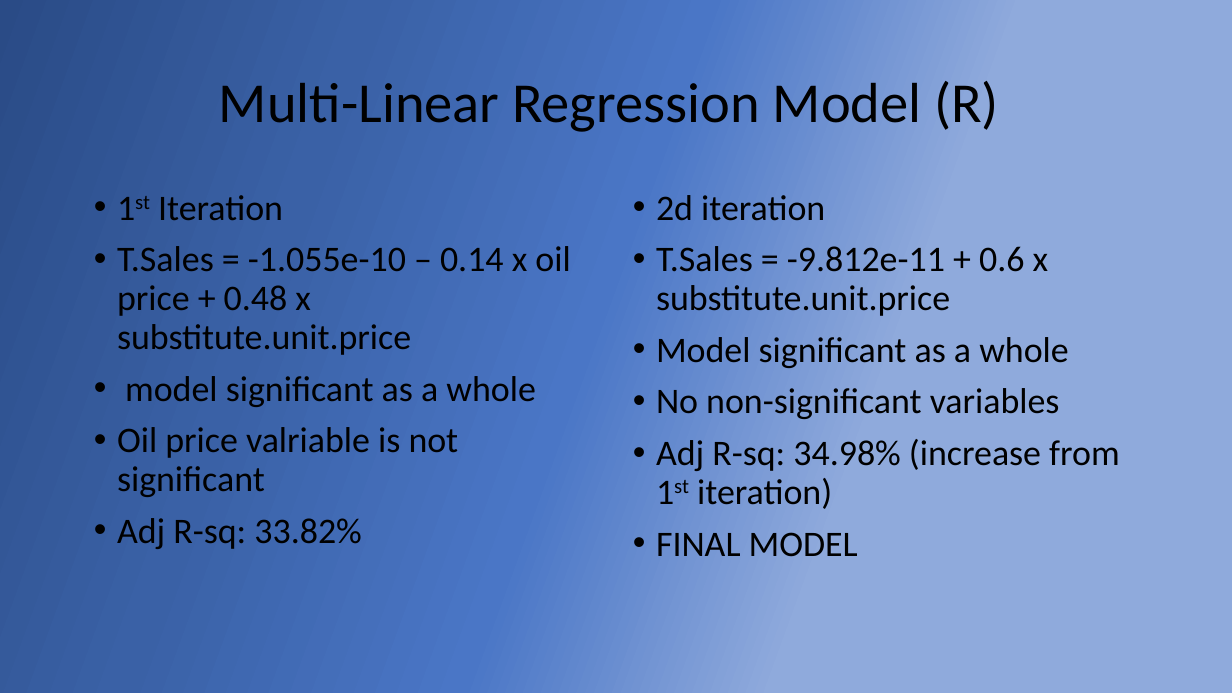
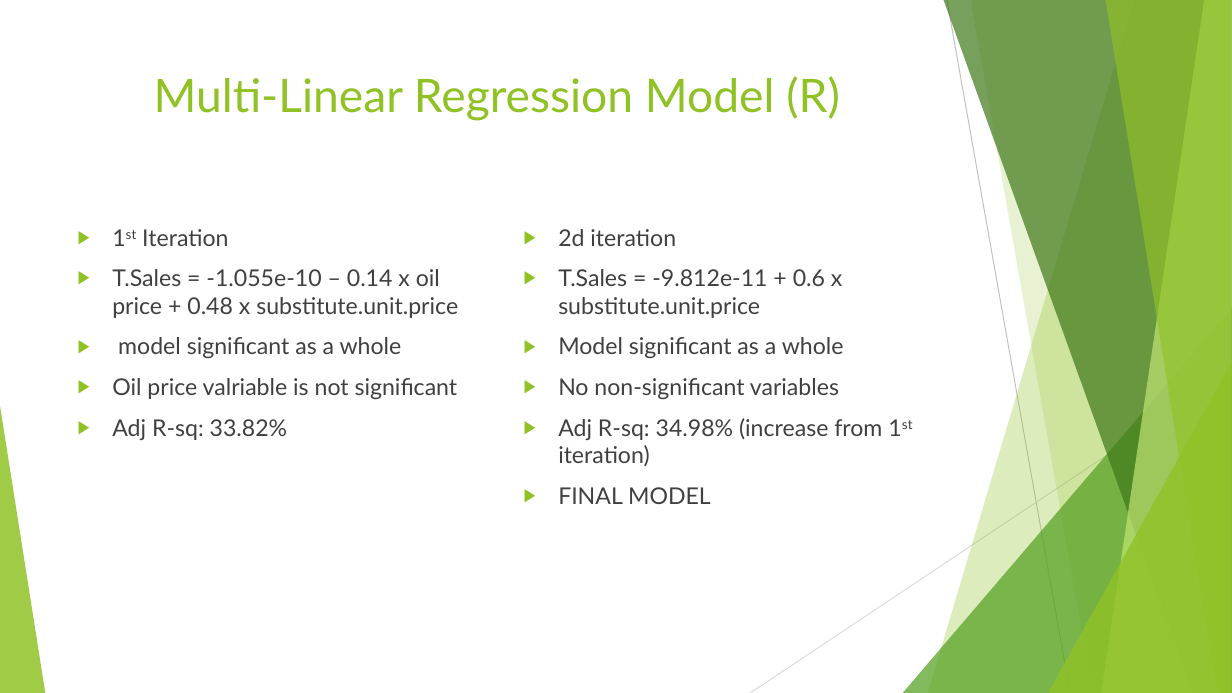
Before and after one commit to sonamgupta1105/Tesla_Analytics, a slide deck: slide 7 of finalPptTesla.pptx. Drawn at 1232x693 pixels with LibreOffice and Linux fonts; fonts in the diff are those of the drawing. Boxes give left, top, right and bottom in pixels: in the first picture for what was removed or moved away, otherwise in the second. Text is boxed around its words. In the diff, an @@ line names an element or a change of style, - is before the commit and + after.

```diff
--- a/finalPptTesla.pptx
+++ b/finalPptTesla.pptx
@@ background gradient #2A4B86 to #3A61A6 to #4A76C6 to #8FAADC to #FFFFFF @@
@@ title "Multi-Linear Regression Model (R)": place and size @@
-title "Multi-Linear Regression Model (R)" at [219, 81, 999, 132]
+title "Multi-Linear Regression Model (R)" at [154, 76, 840, 121]
@@ title "Multi-Linear Regression Model (R)" at [154, 76, 840, 121]: size 44 to 36 pt, font Calibri to Lato, text colour #000000 to #90C226; line spacing 0.9 to 1; vertical alignment middle to top @@
@@ text "1st Iteration": place and size @@
-text "1st Iteration" at [117, 195, 570, 549]
+text "1st Iteration" at [112, 229, 458, 440]
@@ text "1st Iteration" at [112, 229, 458, 440]: size 28 to 18 pt, font Calibri to Lato, text colour #000000 to #404040; bullet • to ▶; line spacing 0.9 to 1 @@
@@ text "2d iteration" at [558, 229, 882, 504]: size 28 to 18 pt, font Calibri to Lato, text colour #000000 to #404040; bullet • to ▶; line spacing 0.9 to 1 @@
@@ text "2d iteration": place and size @@
-text "2d iteration" at [656, 195, 1119, 557]
+text "2d iteration" at [558, 229, 882, 504]
@@ group added at [0, 0, 1232, 693]: 5 freeform shapes, 3 triangles, 2 lines @@
```
Also in this commit, not shown: 10 other slides changed, 5 slides added, 2 slides removed.
